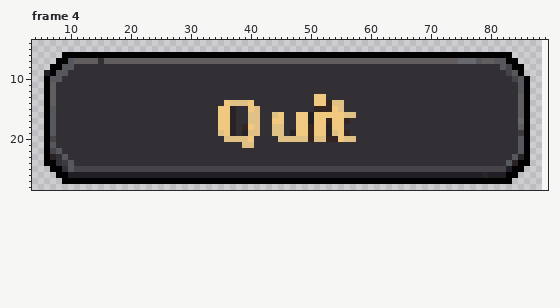
A pixel-art file gets an edit: Assets/Sprites/UI/Buttons/buttons.ase. Above is the file before it was changed.
86x27 pixels, 4 frames. Colours within 5 levels of each other are drawn and written as one. Shown: frame 4: x 4..89, y 4..28. The old version is drawn lined up with the new one, on the new canvas. The commit also changed other frames, which this record leaves out.
After:
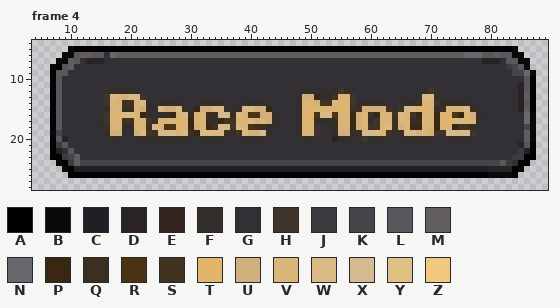
Palette (. is transparent): A #020102  B #09090a  C #211e25  D #292326  E #352521  F #342e2a  G #322f35  H #3f352c  J #3e3b40  K #474449  L #57575e  M #625e60  N #68686f  P #392811  Q #3a2f20  R #4b3413  S #423320  T #e1b66b  U #d1b07d  V #d9b577  W #d9ba86  X #d5b98f  Y #dfc185  Z #f0c87f
From old to new:
canvas 86x27 -> 96x32, the old top-left corner now at 3,3
Changed rows in their new state; - is an unchanged pixel.
Frame 4:
first column x 6:
 5 ----BAAAAAAAAAAAAAAAAAAAAAAAAAAAAAAAAAAAAAAAAAAAAAAAAAAAAAAAAAAAAAAAAAAAAAAAAAB---
 6 ---BBLMMLLGNMMMMMMMMMMMMMMMMMMMMMMMMMMMMMMMMMMMMMMMMMMMMMMMMMMMMMMMMMMNNNLLMLLBB--
 7 --BBMLGDDDGGGGGGGGGGGGGGGGGGGGGGGGGGGGGGGGGGGGGGGGGGGGGGGGGGGGGGGGGGGGGGGDDDGLLBB-
 8 -B--M-----------------------------------------------------------------------GJKLB-
 9 .----------------------------------------------------------------------------GKKNB
10 .A----------------------------------------------------------------------------GGLA
11 .AL----------------------------------------------------------------------------DLA
12 .AL--------FFFFF---------------------------FF---FHF------------FH--------------DLA
13 .AL-------HWVUWXS-------------------------FUUPFFSVVH----------FWWF-------------DMA
14 .AL-------HVVSSVWF-FFFF---FFFFGGGFFFF-----FVTUSSWTVHFFFFF---FFQVVHFFFFF--------DLA
15 .AL-------QVVQQVUFFXUUWQ-PUUWWQGFWWUUP----FVTVVVVTVQQUUUUSFSXWVTVFQVVVWQF------DMA
16 .AL-------HVTWWVPF-FFPVWFVVQQXXFWVRRUUFG--FVTRWWRVVPUVQPVVSWVSPVVPVTRPVUF------GNB
17 .AL------FHVVSSVVHQVVVTVPVVFFPSSVTWUVUFG--FVTFFFFVVPUVFHVVQVVFFVVPTTWWVVF------GNB
18 .AL------FQVVFFVVQXVRRVVPUVPQWXSWVRQQFGG--FVVHGGFVVPUVSSVWQUVPPVVPVVPSSF-------GKB
19 .BK-------FUUFFUWHSXXWVWQPWWWWQFSWUUXFGG-GFVVHGGFUUFQXXWVSFQWWUVUHSXXXXH-------GMB
20 .ALD-------FF--FFFFFFFFF--FFFFGGGFFFF--GGGGFFGGGDFFG-HFFF---FFFFF--FFFF--------GMB
21 .AJL-----------------------------GG--------------------------------------------DLA
22 .AC-L--------------------------------------------------------------------------JCA
23 .AAJKM------------------------------------------------------------------------JJ-A
24 ..BAJMKKKKKKKKKKKKKKKKKKKKKKKKKKKKKKKKKKKKKKKKKKKKKKKKKKKKKKKKKKKKKKKKKKKKKKLJG---
25 -..BACCCCCCCCCCCCCCCCCCCCCCCCCCCCCCCCCCCCCCCCCCCCCCCCCCCCCCCCCCCCCCCCCCCCCDDDD-B--
26 --..AAAAAAAAAAAAAAAAAAAAAAAAAAAAAAAAAAAAAAAAAAAAAAAAAAAAAAAAAAAAAAAAAAAAAABBBB----
27 ---...........................................................................----
